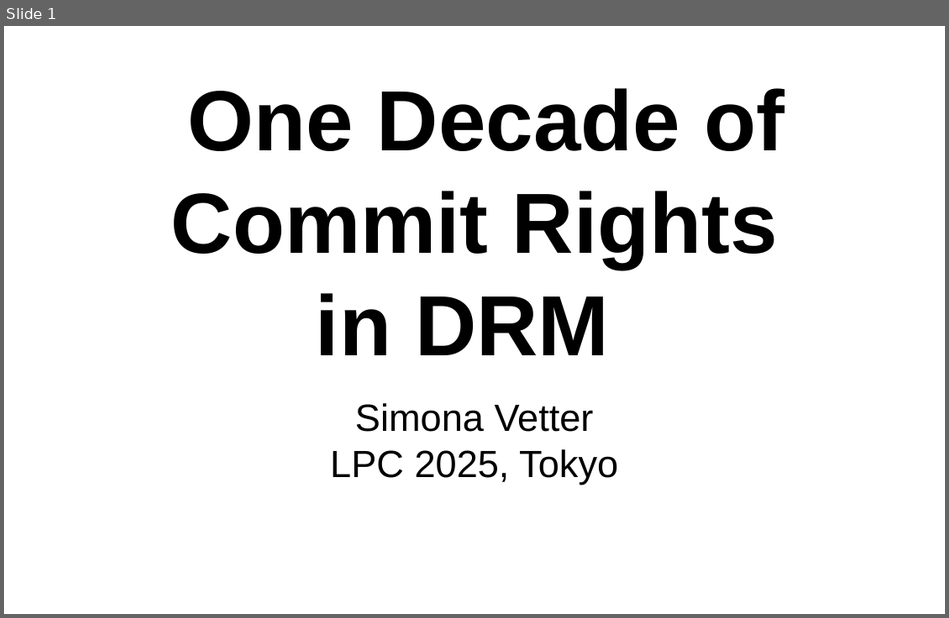
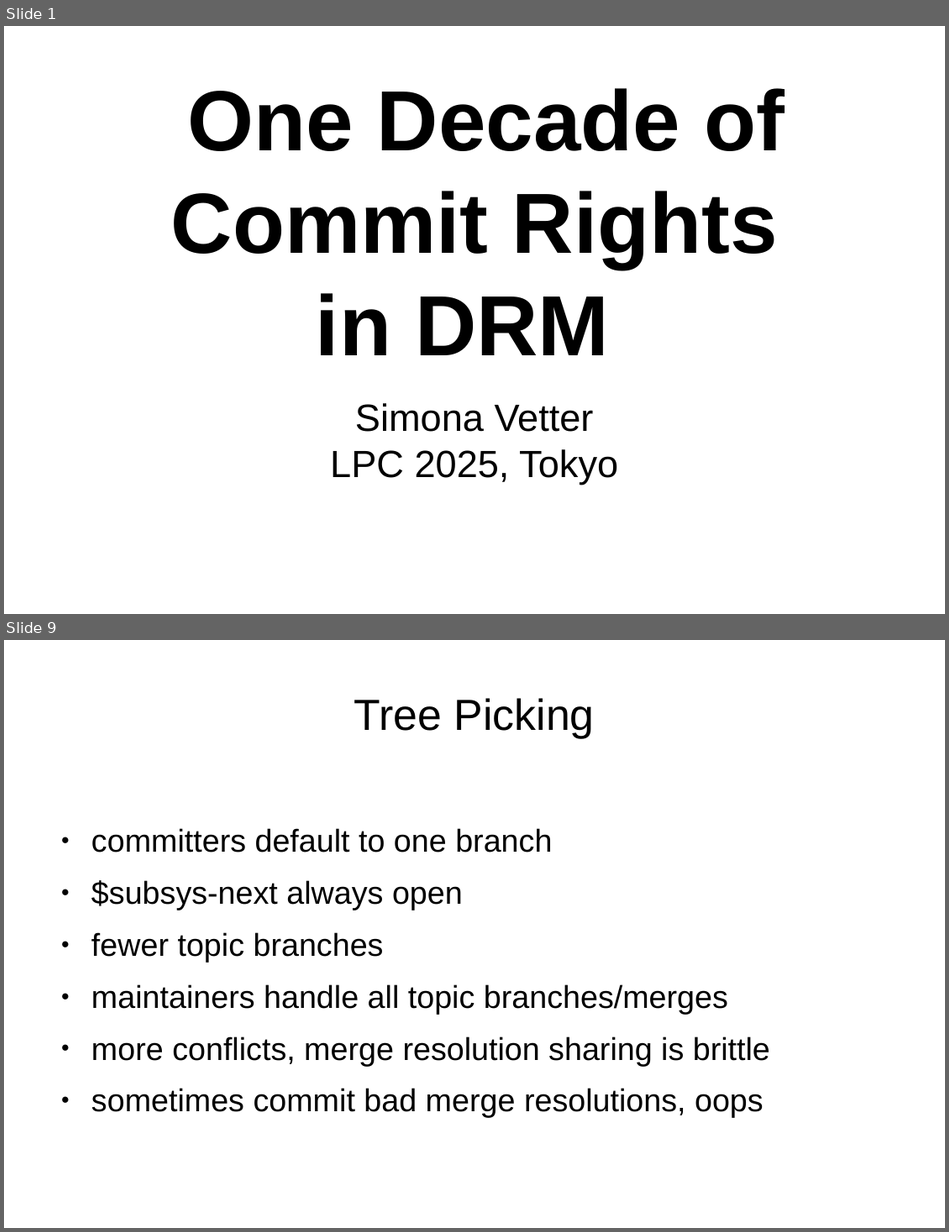
Before and after one commit to danvet/danvet.github.io, a slide deck: slides/lpc-2025-commit-rights.odp. Shown one above the other, each under a label of ours: slide 1 before the commit, slides 1 and 9 after it; the slides between them are not shown. The pictures are 949x618 and 949x1232 pixels, drawn with LibreOffice and Linux fonts; fonts in the diff are those of the drawing. Boxes give left, top, right and bottom in pixels: in the first picture for what was removed or moved away, otherwise in the second. Text is boxed around its words. In the diff, an @@ line names an element or a change of style, - is before the commit and + after.

Commit message:
lpc draft

```diff
--- a/slides/lpc-2025-commit-rights.odp
+++ b/slides/lpc-2025-commit-rights.odp
@@ slide 9 added at (4, 640, 945, 1228), background #FFFFFF @@
@@ title added at (354, 698, 595, 738), 36.7 pt, text #000000 @@
+Tree Picking
@@ text added at (91, 828, 770, 1115), 26.7 pt, text #000000 @@
+● committers default to one branch
+● $subsys-next always open
+● fewer topic branches
+● maintainers handle all topic branches/merges
+● more conflicts, merge resolution sharing is brittle
+● sometimes commit bad merge resolutions, oops
```
Also in this commit, not shown: 12 other slides added, 1 slide removed.
